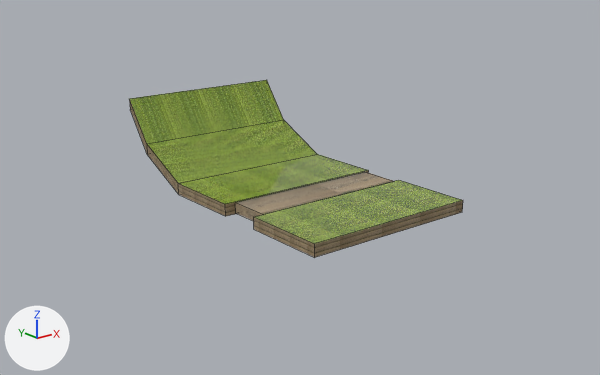
The FBX model twentysixteen/data/models/scenetest.fbx as it was, and as the next commit left it.
One viewpoint serves both versions: a 50 mm lens placed at (-58.3, -69.7, 35.5), pointed at (2.6, 6.4, 5.1). The lights are fixed; the arrows at lower left show +X, +Y and +Z. Mesh edges are drawn as thin lines. Where no turn or scale is listed for an object, it has been applied to the vertices. Vertices at the same position are counted once.
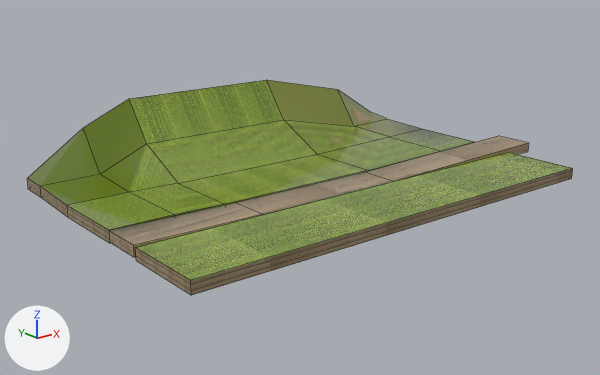
Pixel boxes [x1, y1, x2, y2] of what changed, in the pictures (600 x 375 px):
```json
{"object": "Mesh (3)", "change": "reshaped", "before": [129, 80, 369, 216], "after": [27, 80, 474, 243], "on screen": "86% wider, 20% taller"}
{"object": "Mesh (4)", "change": "mesh rescaled", "before": [254, 180, 463, 258], "after": [135, 152, 573, 295], "on screen": "109% wider, 82% taller"}
{"object": "Mesh", "change": "reshaped", "before": [235, 172, 393, 221], "after": [109, 136, 528, 258]}
{"part": 2, "of": "me_mesh", "change": "built on", "before": [235, 202, 263, 221], "after": [109, 202, 263, 258]}
{"part": 3, "of": "me_mesh", "change": "built on", "after": [365, 136, 528, 181], "on screen": "brown"}
{"part": 4, "of": "me_mesh_001", "change": "added", "after": [267, 80, 474, 170], "on screen": "green"}
{"part": 5, "of": "me_mesh_001", "change": "added", "after": [27, 99, 225, 243], "on screen": "green"}
```

Edits to the scene script, one JSON object a line:
```json
{"block": "me_mesh_002", "where": "me_mesh_002.from_pydata(...)  # 8 vertices, 6 faces; spans x -10.8..10.6, y -5.1..5.0, z 0.0..1.4"}
{"block": "me_mesh_002", "where": "# used by ob_mesh__4; location = (0.15, -7.25, 5.15)"}
{"block": "me_mesh_002", "change": "me_mesh_002 part 1: the whole mesh is scaled about its middle by (2.62, 1, 1), then moved by (3.5, 0.0, 0.0)"}
{"block": "me_mesh", "where": "# used by ob_mesh; location = (0.0, 2.9, 0.0)"}
{"block": "me_mesh", "where": "# verts and faces of me_mesh; kept vertices keep their numbers, new ones are numbered from 8"}
{"block": "me_mesh", "where": "# before: 0 (-9.4, 0.0, 5.3) at pixel (235, 213), 1 (-9.4, 0.0, 6.5) at pixel (235, 202), 4 (-9.4, -5.2, 5.3), 5 (-9.4, -5.2, 6.6) at pixel (263, 214)"}
{"block": "me_mesh", "where": "# before: 2 (10.1, 0.0, 6.5) at pixel (364, 171), 3 (10.1, 0.0, 5.3), 6 (10.1, -5.2, 6.6) at pixel (394, 181), 7 (10.1, -5.2, 5.3)"}
{"op": "remove", "block": "me_mesh", "code": "me_mesh.from_pydata(...)  # 8 vertices, 6 faces; spans x -9.4..10.1, y -5.2..0.0, z 5.3..6.6"}
{"op": "add", "block": "me_mesh", "code": "me_mesh.from_pydata(...)  # 16 vertices, 14 faces; spans x -24.5..36.0, y -5.2..0.0, z 5.3..7.2"}
{"block": "me_mesh", "change": "me_mesh part 2"}
{"op": "add", "block": "me_mesh", "code": "delete_faces([(0, 4, 5, 1)])"}
{"op": "add", "block": "me_mesh", "code": "for new, old in zip([12, 13, 14], [0, 4, 5]): verts[new] = verts[old] + (-15.1, 0.0, 0.2)"}
{"op": "add", "block": "me_mesh", "code": "verts[15] = (-24.5, 0.0, 6.8)  # pixel (108, 230)"}
{"op": "add", "block": "me_mesh", "code": "faces += [(0, 4, 13, 12), (4, 5, 14, 13), (1, 15, 14, 5), (0, 12, 15, 1), (12, 13, 14, 15)]"}
{"block": "me_mesh", "change": "me_mesh part 3"}
{"op": "add", "block": "me_mesh", "code": "delete_faces([(2, 6, 7, 3)])"}
{"op": "add", "block": "me_mesh", "code": "for new, old in zip([*range(8, 12)], [2, 3, 6, 7]): verts[new] = verts[old] + (25.9, 0.0, 0.6)"}
{"op": "add", "block": "me_mesh", "code": "faces += [(2, 6, 10, 8), (6, 7, 11, 10), (3, 9, 11, 7), (2, 8, 9, 3), (8, 10, 11, 9)]"}
{"block": "me_mesh_001", "where": "# used by ob_mesh__3; location = (0.15, 8.05, 5.15)"}
{"op": "remove", "block": "me_mesh_001", "code": "me_mesh_001.from_pydata(...)  # 16 vertices, 14 faces; spans x -10.8..10.6, y -5.1..16.1, z 0.0..9.8"}
{"op": "add", "block": "me_mesh_001", "code": "me_mesh_001.from_pydata(...)  # 48 vertices, 47 faces; spans x -24.6..30.8, y -5.1..16.1, z 0.0..9.8"}
{"block": "me_mesh_001", "change": "me_mesh_001 part 4: 16 vertices added at x 23.9..30.8, y -5.1..16.1, z 0.3..6.9"}
{"block": "me_mesh_001", "change": "me_mesh_001 part 5: 16 vertices added at x -24.6..-17.1, y -5.1..16.1, z 0.2..7.0"}
```
